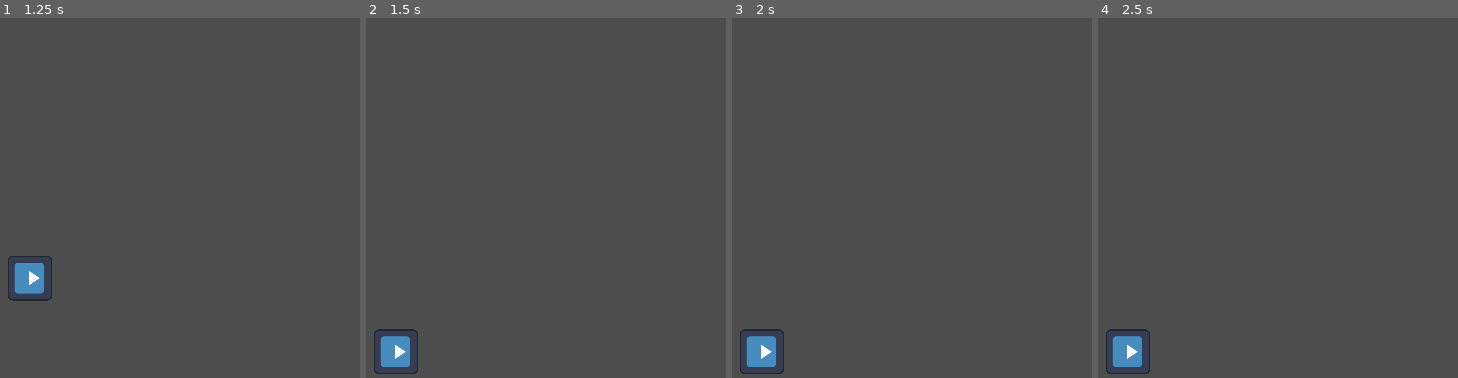
Above: before the commit, frames 1-4 (left to right).
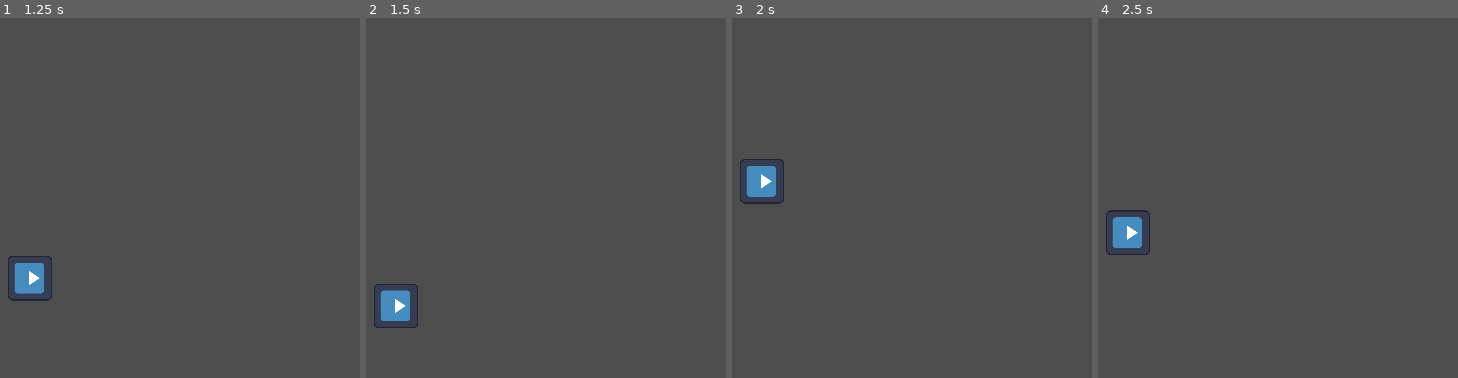
Above: after the commit, the same moments.

Repository: where-fore/flappy
Game: Godot game, scene res://scenes/main.tscn
Same seed, same stepped clock (60 frames per second), same inputs: the game is played once before the commit and once after it. The engine's default icon, where the game draws it, is replaced by a stand-in: a white triangle on a blue panel in a dark square.
Inputs (mouse positions are % of the whole screen's width and height, from its top left):
- Up to frame 1 (1.25 s): move the mouse to (72, 45) at 0.52 s; hold Up (ui_up) from 0.53 s (still down); click (72, 45) at 0.6 s; click (72, 45) at 0.77 s; click (72, 45) at 1.07 s
- Up to frame 2 (1.5 s): move the mouse to (30, 55) at 1.27 s; release Up (ui_up) at 1.28 s; click (30, 55) at 1.35 s
- Up to frame 3 (2 s): click (30, 55) at 1.52 s; click (30, 55) at 1.82 s
- Up to frame 4 (2.5 s): move the mouse to (60, 28) at 2.02 s; hold Up (ui_up) from 2.03 s (still down); click (60, 28) at 2.1 s
The pictures show only the part of the screen within x 10-60%, y 50-100%; the shares and areas given below are measured in that part.

Frame 1 is identical in both runs. In frame 2, 1.7% of the frame differs, in the area x 2-15%, y 73-99%; in frame 3, 1.7%; in frame 4, 1.7%, in the area x 2-15%, y 53-99%.

Commit message:
added more controls

Diff:
--- a/project/project.godot
+++ b/project/project.godot
@@ -31,6 +31,19 @@
 
 theme/custom="uid://wymfijcko1gs"
 
+[input]
+
+flap={
+"deadzone": 0.2,
+"events": [Object(InputEventMouseButton,"resource_local_to_scene":false,"resource_name":"","device":-1,"window_id":0,"alt_pressed":false,"shift_pressed":false,"ctrl_pressed":false,"meta_pressed":false,"button_mask":1,"position":Vector2(188, 22),"global_position":Vector2(197, 70),"factor":1.0,"button_index":1,"canceled":false,"pressed":true,"double_click":false,"script":null)
+, Object(InputEventKey,"resource_local_to_scene":false,"resource_name":"","device":-1,"window_id":0,"alt_pressed":false,"shift_pressed":false,"ctrl_pressed":false,"meta_pressed":false,"pressed":false,"keycode":0,"physical_keycode":32,"key_label":0,"unicode":32,"location":0,"echo":false,"script":null)
+, Object(InputEventKey,"resource_local_to_scene":false,"resource_name":"","device":-1,"window_id":0,"alt_pressed":false,"shift_pressed":false,"ctrl_pressed":false,"meta_pressed":false,"pressed":false,"keycode":0,"physical_keycode":4194320,"key_label":0,"unicode":0,"location":0,"echo":false,"script":null)
+, Object(InputEventKey,"resource_local_to_scene":false,"resource_name":"","device":-1,"window_id":0,"alt_pressed":false,"shift_pressed":false,"ctrl_pressed":false,"meta_pressed":false,"pressed":false,"keycode":0,"physical_keycode":69,"key_label":0,"unicode":101,"location":0,"echo":false,"script":null)
+, Object(InputEventKey,"resource_local_to_scene":false,"resource_name":"","device":-1,"window_id":0,"alt_pressed":false,"shift_pressed":false,"ctrl_pressed":false,"meta_pressed":false,"pressed":false,"keycode":0,"physical_keycode":87,"key_label":0,"unicode":119,"location":0,"echo":false,"script":null)
+, Object(InputEventMouseButton,"resource_local_to_scene":false,"resource_name":"","device":-1,"window_id":0,"alt_pressed":false,"shift_pressed":false,"ctrl_pressed":false,"meta_pressed":false,"button_mask":2,"position":Vector2(487, 16),"global_position":Vector2(496, 64),"factor":1.0,"button_index":2,"canceled":false,"pressed":true,"double_click":false,"script":null)
+]
+}
+
 [layer_names]
 
 2d_physics/layer_1="Player"
--- a/project/scripts/hud.gd
+++ b/project/scripts/hud.gd
@@ -20,7 +20,7 @@
 
 
 func _on_main_player_died() -> void:
-	change_label(label, str(0)) # Replace with function body.
+	change_label(label, str(0))
 
 
 func change_label(label_to_change:Label, value:String):
--- a/project/scripts/player.gd
+++ b/project/scripts/player.gd
@@ -64,7 +64,7 @@
 
 
 func _integrate_forces(state: PhysicsDirectBodyState2D) -> void:
-	if Input.is_action_just_pressed("ui_up"):
+	if Input.is_action_just_pressed("flap"):
 		if linear_velocity.y < abs(thrust.y/anti_bounce_threshold_divisor):
 			state.apply_central_impulse(thrust/anti_bounce_divisor)
 			#print_debug("anti bounce triggered")
Not shown, changed: jammin.txt
